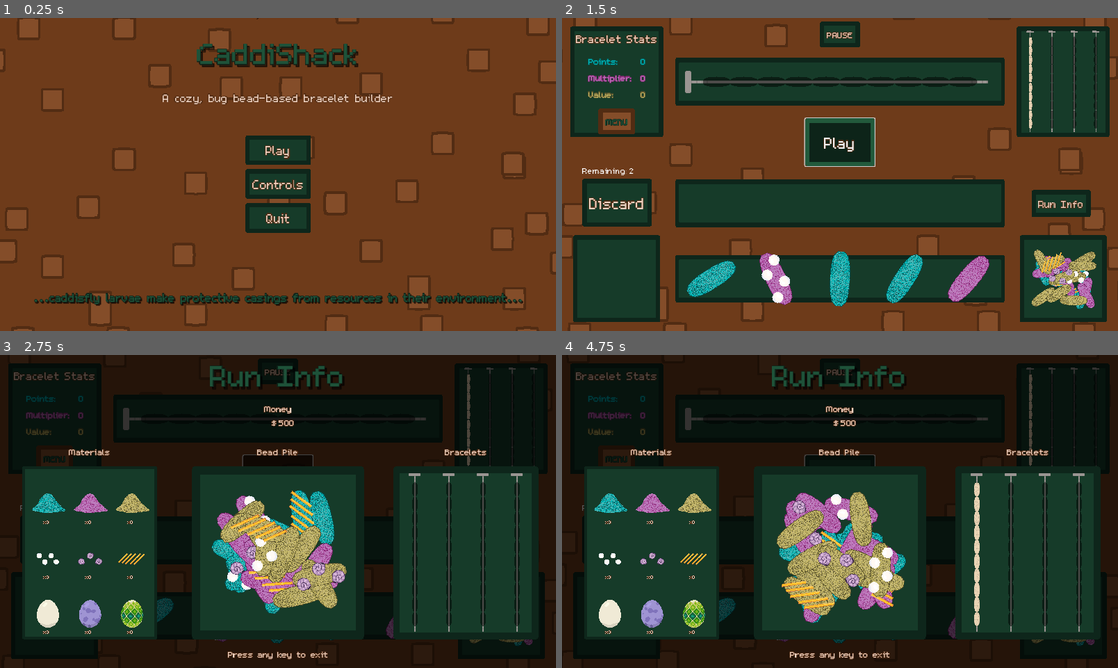
Above: before the commit, frames 1-4 (two rows, left to right).
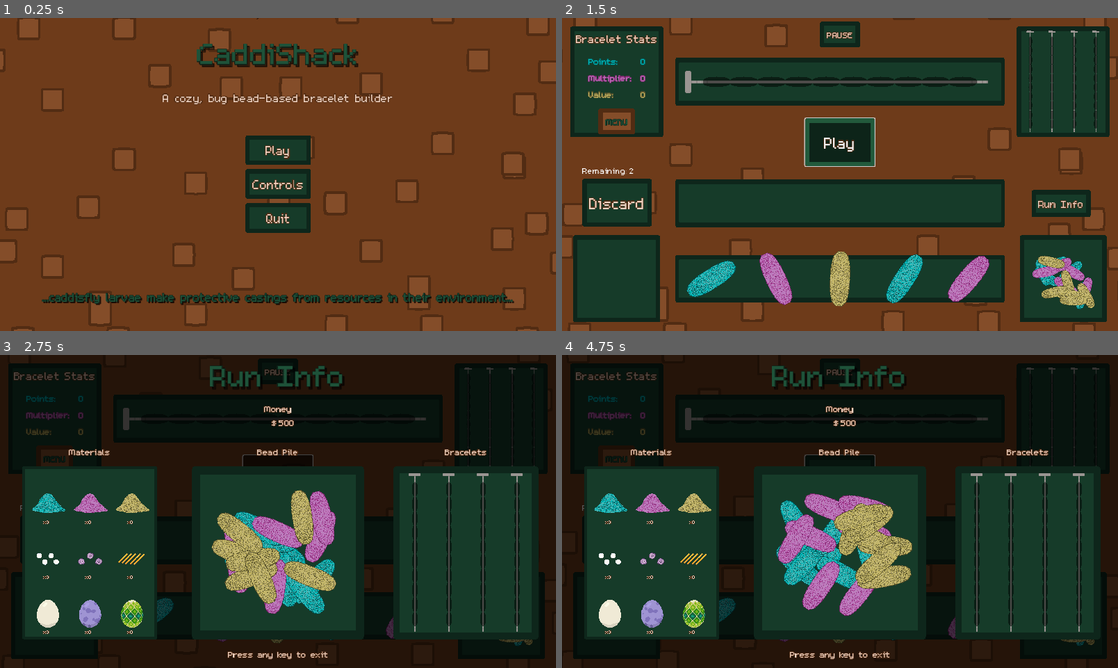
Above: after the commit, the same moments.

Repository: Splashy-Inc/caddishack
Game: Godot game, scene res://SCENES/screen_manager.tscn
Same seed, same stepped clock (60 frames per second), same inputs: the game is played once before the commit and once after it. The engine's default icon, where the game draws it, is replaced by a stand-in: a white triangle on a blue panel in a dark square.
Inputs (mouse positions are in pixels of both pictures, inside the frame that each line leads up to):
- Up to frame 1 (0.25 s): no input
- Up to frame 2 (1.5 s): click "Play" at 0.5 s; click "Play" at 1.25 s
- Up to frame 3 (2.75 s): tap Enter at 2 s; move the mouse to (467, 380) at 2.02 s; hold D (right) from 2.03 s (still down); hold O (run_info) from 2.03 s (still down); click (467, 380) at 2.17 s
- Up to frame 4 (4.75 s): tap Enter at 2.75, 3.5, 4.25 s; move the mouse to (728, 527) at 2.77 s; release D (right) at 2.78 s; release O (run_info) at 2.78 s; hold S (down) 2.78-3.53 s; tap O (run_info) at 2.85, 3.8, 4.35 s; move the mouse to (895, 442) at 3.52 s; press the mouse at (895, 442) at 3.53 s; hold D (right) 3.53-4.28 s; move the mouse to (812, 574) at 4.27 s; release the mouse at (812, 574) at 4.28 s; hold W (up) from 4.28 s (still down); click (812, 574) at 4.42 s

The runs differ from the first frame. In frame 1, 0.7% of the frame differs, in the area x 6-95%, y 87-92%; in frame 2, 2.0%; in frame 3, 6.1%; in frame 4, 7.4%, in the area x 38-96%, y 6-93%.

Commit message:
Update small things for submission version

Diff:
--- a/SCENES/GUI/main_menu.tscn
+++ b/SCENES/GUI/main_menu.tscn
@@ -36,6 +36,21 @@
 shadow_color = Color(0, 0, 0, 0.564706)
 shadow_offset = Vector2(3, 3)
 
+[sub_resource type="Animation" id="Animation_hakrt"]
+length = 0.001
+tracks/0/type = "value"
+tracks/0/imported = false
+tracks/0/enabled = true
+tracks/0/path = NodePath(".:label_settings:font_size")
+tracks/0/interp = 1
+tracks/0/loop_wrap = true
+tracks/0/keys = {
+"times": PackedFloat32Array(0),
+"transitions": PackedFloat32Array(1),
+"update": 1,
+"values": [32]
+}
+
 [sub_resource type="Animation" id="Animation_2s6jr"]
 resource_name = "new_animation"
 length = 1.5
@@ -51,21 +66,6 @@
 "transitions": PackedFloat32Array(1, 1, 1),
 "update": 0,
 "values": [40, 42, 40]
-}
-
-[sub_resource type="Animation" id="Animation_hakrt"]
-length = 0.001
-tracks/0/type = "value"
-tracks/0/imported = false
-tracks/0/enabled = true
-tracks/0/path = NodePath(".:label_settings:font_size")
-tracks/0/interp = 1
-tracks/0/loop_wrap = true
-tracks/0/keys = {
-"times": PackedFloat32Array(0),
-"transitions": PackedFloat32Array(1),
-"update": 1,
-"values": [32]
 }
 
 [sub_resource type="AnimationLibrary" id="AnimationLibrary_bm7r2"]
@@ -314,7 +314,7 @@
 expand_mode = 2
 stretch_mode = 1
 
-[node name="…caddisfly" type="Label" parent="MenuContent"]
+[node name="Fact" type="Label" parent="MenuContent"]
 layout_mode = 2
 size_flags_horizontal = 4
 size_flags_vertical = 6
@@ -322,10 +322,10 @@
 theme_override_constants/outline_size = 4
 theme_override_fonts/font = ExtResource("12_1tren")
 theme_override_font_sizes/font_size = 48
-text = "…caddisfly larvae make protective casings from resources in their environment…"
+text = "...caddisfly larvae make protective casings from resources in their environment..."
 label_settings = SubResource("LabelSettings_ucu1t")
 
-[node name="AnimationPlayer" type="AnimationPlayer" parent="MenuContent/…caddisfly"]
+[node name="AnimationPlayer" type="AnimationPlayer" parent="MenuContent/Fact"]
 libraries = {
 "": SubResource("AnimationLibrary_bm7r2")
 }
--- a/SCRIPTS/globals.gd
+++ b/SCRIPTS/globals.gd
@@ -73,7 +73,7 @@
 	return larva_scene.instantiate()
 
 func reset_run():
-	run_info = load("res://RESOURCES/test_run.tres").duplicate(true)
+	run_info = load("res://RESOURCES/new_run.tres").duplicate(true)
 
 func change_run_money(amount: int):
 	run_info.money += amount
